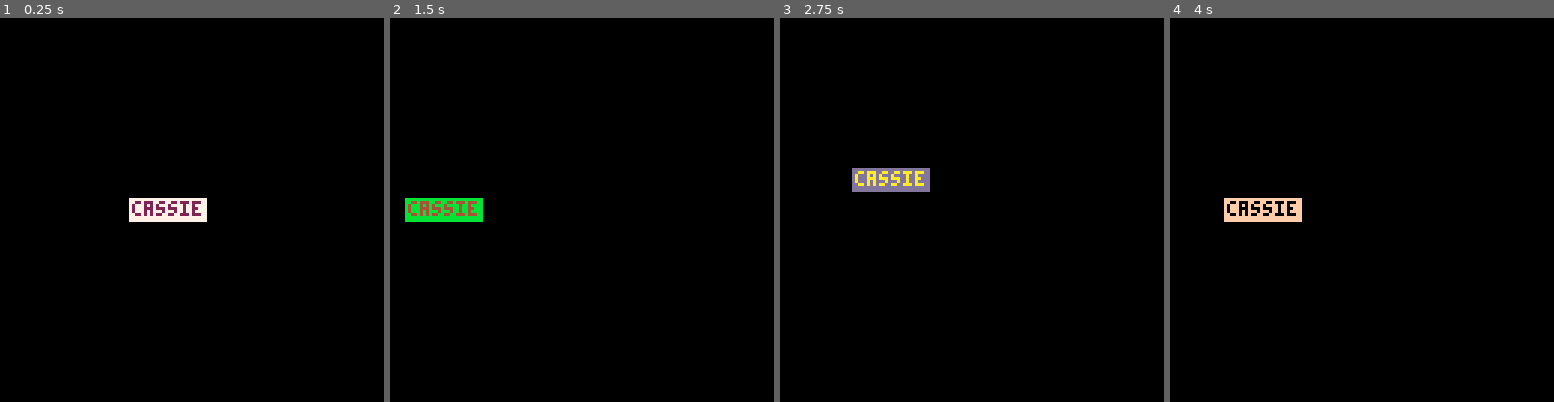
Above: before the commit, frames 1-4 (left to right).
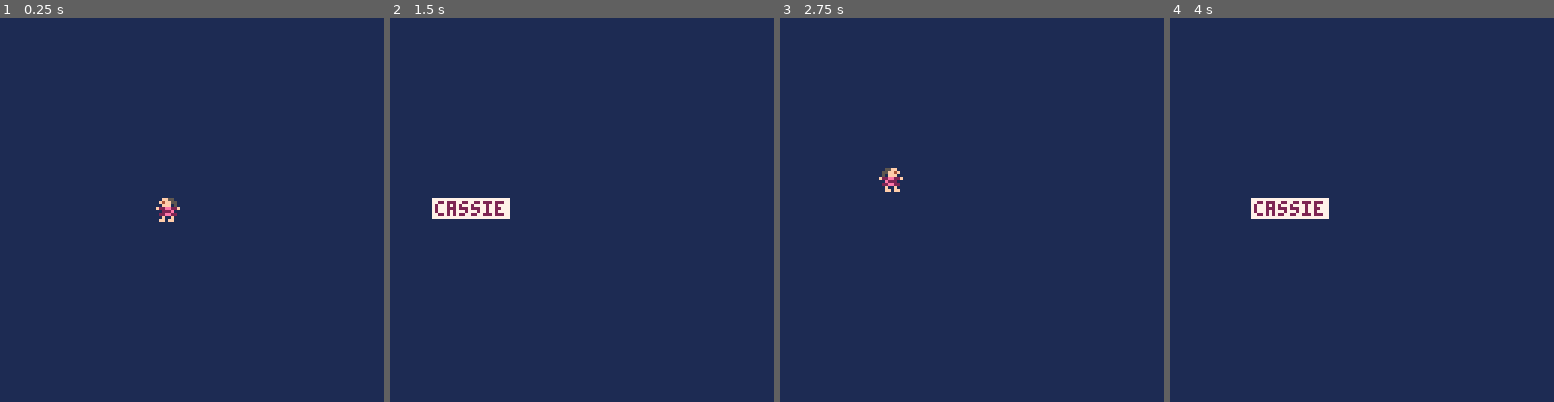
Above: after the commit, the same moments.

Repository: RayStuff/pico8_stuff
Game: PICO-8 cartridge ray_test_20160802.p8
Two runs of this game, one before a commit and one after it. Both use one fixed random seed, a clock stepped at 60 frames per second and the inputs below.
Inputs:
- Up to frame 1 (0.25 s): no input
- Up to frame 2 (1.5 s): tap X (X key) at 0.33, 1.07 s; tap O (Z key) at 0.7 s
- Up to frame 3 (2.75 s): hold Right 1.6-2.1 s; tap O (Z key) at 1.7, 2.1, 2.5 s; tap X (X key) at 1.85 s; hold Up 2.15-2.42 s; hold Right from 2.47 s (still down)
- Up to frame 4 (4 s): tap O (Z key) at 2.9, 3.3, 3.7 s; tap X (X key) at 2.97 s; release Right at 3.03 s; hold Left 3.08-3.58 s; hold Down 3.63-3.97 s

The runs differ from the first frame. In frame 1, 100% of the frame differs, in the area x 0-100%, y 0-100%; in frame 2, 100%; in frame 3, 100%; in frame 4, 100%.

Commit message:
moving cassie sprite

Diff:
--- a/ray_test_20160802.p8
+++ b/ray_test_20160802.p8
@@ -1,14 +1,43 @@
 pico-8 cartridge // http://www.pico-8.com
 version 8
 __lua__
-name = "cassie"
-x = 64 - #name * 4/2
-y = 64 - 3
+tb = {}
+function draw_textbox(x,y)
+  rectfill(x,y,x+tb.width, y+tb.height, tb.fillcol)
+  print(tb.name, x+1,y+1, tb.textcol)
+end
+-- tb = textbox
+tb.name = "cassie"
+tb.width = #tb.name * 4 + 1
+tb.height = 6
+tb.fillcol = 7
+tb.textcol = 2
+tb.draw = draw_textbox
+
+function draw_cassie_spr(x,y)
+  if (direction==1) then
+    spr(1,x,y)
+  elseif (direction==0) then
+    spr(2,x,y)
+  elseif (direction==3) then
+    spr(4,x,y)
+  else -- (direction==2)
+    spr(3,x,y)
+  end
+end
+cassie_spr = {}
+cassie_spr.height = 8
+cassie_spr.width = 8
+cassie_spr.draw = draw_cassie_spr
+
+
+sprite = cassie_spr
+
+x = 64 - sprite.width/2
+y = 64 - sprite.height/2
 iter = 0
 
 stepsize = 40
-textcol = 2
-boxcol = 7
 
 function rnd_dir()
   return flr(rnd(4))
@@ -38,13 +67,13 @@
 
   if (direction == 3) then
     y+=1
-    if (y > 127 - 5) then
+    if (y >= 127 - sprite.height) then
       direction = 2
       sfx(0)
     end
   elseif (direction == 1) then
     x+=1
-    if (x>127-#name*4) then
+    if (x >= 127 - sprite.width) then
       direction = 0
       sfx(0)
     end
@@ -77,31 +106,38 @@
   end
 
   if (btnp(4)) then
-    textcol = (textcol + 1) % 16 + 1
+    if (sprite == tb) then
+      sprite = cassie_spr
+    else
+      sprite = tb
+    end
   end
-  if (btnp(5)) then
-    boxcol = (boxcol + 1) % 16 + 1
-    -- avoid same color for both
-			 if (boxcol == textcol) boxcol = (boxcol + 1) % 16 + 1
-
-  end
+--  if (btnp(5)) then
+--    tb.fillcol = (tb.fillcol + 1) % 16 + 1
+--    -- avoid same color for both
+--			 if (tb.fillcol == tb.textcol) tb.fillcol = (tb.fillcol + 1) % 16 + 1
+--  end
 
 end
 
 function _draw()
-  rectfill(0,0,127,127,0)
-  rectfill(x-1,y-1,x+#name*4,y+6,boxcol)
-  print(name, x, y, textcol)
+  rectfill(0,0,127,127,1)
+--  rectfill(x-1,y-1,x+#name*4,y+6,boxcol)
+--  print(name, x, y, textcol)
+--  spr(1,x,y)
+  sprite.draw(x,y)
+  coord_str = "x=" .. x .. " y=" .. y
+--  print(coord_str, 0, 0, 7)
 end
 __gfx__
-00000000000000000000000000000000000000000000000000000000000000000000000000000000000000000000000000000000000000000000000000000000
-00000000000000000000000000000000000000000000000000000000000000000000000000000000000000000000000000000000000000000000000000000000
-00700700000000000000000000000000000000000000000000000000000000000000000000000000000000000000000000000000000000000000000000000000
-00077000000000000000000000000000000000000000000000000000000000000000000000000000000000000000000000000000000000000000000000000000
-00077000000000000000000000000000000000000000000000000000000000000000000000000000000000000000000000000000000000000000000000000000
-00700700000000000000000000000000000000000000000000000000000000000000000000000000000000000000000000000000000000000000000000000000
-00000000000000000000000000000000000000000000000000000000000000000000000000000000000000000000000000000000000000000000000000000000
-00000000000000000000000000000000000000000000000000000000000000000000000000000000000000000000000000000000000000000000000000000000
+000000000055ff0000ff550000555500005fff000000000000000000000000000000000000000000000000000000000000000000000000000000000000000000
+00000000055ff4f00f4ff5500555555005f4f4500000000000000000000000000000000000000000000000000000000000000000000000000000000000000000
+00700700050fff0000fff05000f55f0000ffff000000000000000000000000000000000000000000000000000000000000000000000000000000000000000000
+00077000f22ee22ff22ee22ff225522ff22ee22f0000000000000000000000000000000000000000000000000000000000000000000000000000000000000000
+0007700000e2220000222e0000222e0000e222000000000000000000000000000000000000000000000000000000000000000000000000000000000000000000
+00700700022ee220022ee220022ee220022ee2200000000000000000000000000000000000000000000000000000000000000000000000000000000000000000
+0000000000f00f0000f00f0000f00f0000f00f000000000000000000000000000000000000000000000000000000000000000000000000000000000000000000
+0000000000ff0ff00ff0ff000ff00ff00ff00ff00000000000000000000000000000000000000000000000000000000000000000000000000000000000000000
 00000000000000000000000000000000000000000000000000000000000000000000000000000000000000000000000000000000000000000000000000000000
 00000000000000000000000000000000000000000000000000000000000000000000000000000000000000000000000000000000000000000000000000000000
 00000000000000000000000000000000000000000000000000000000000000000000000000000000000000000000000000000000000000000000000000000000
